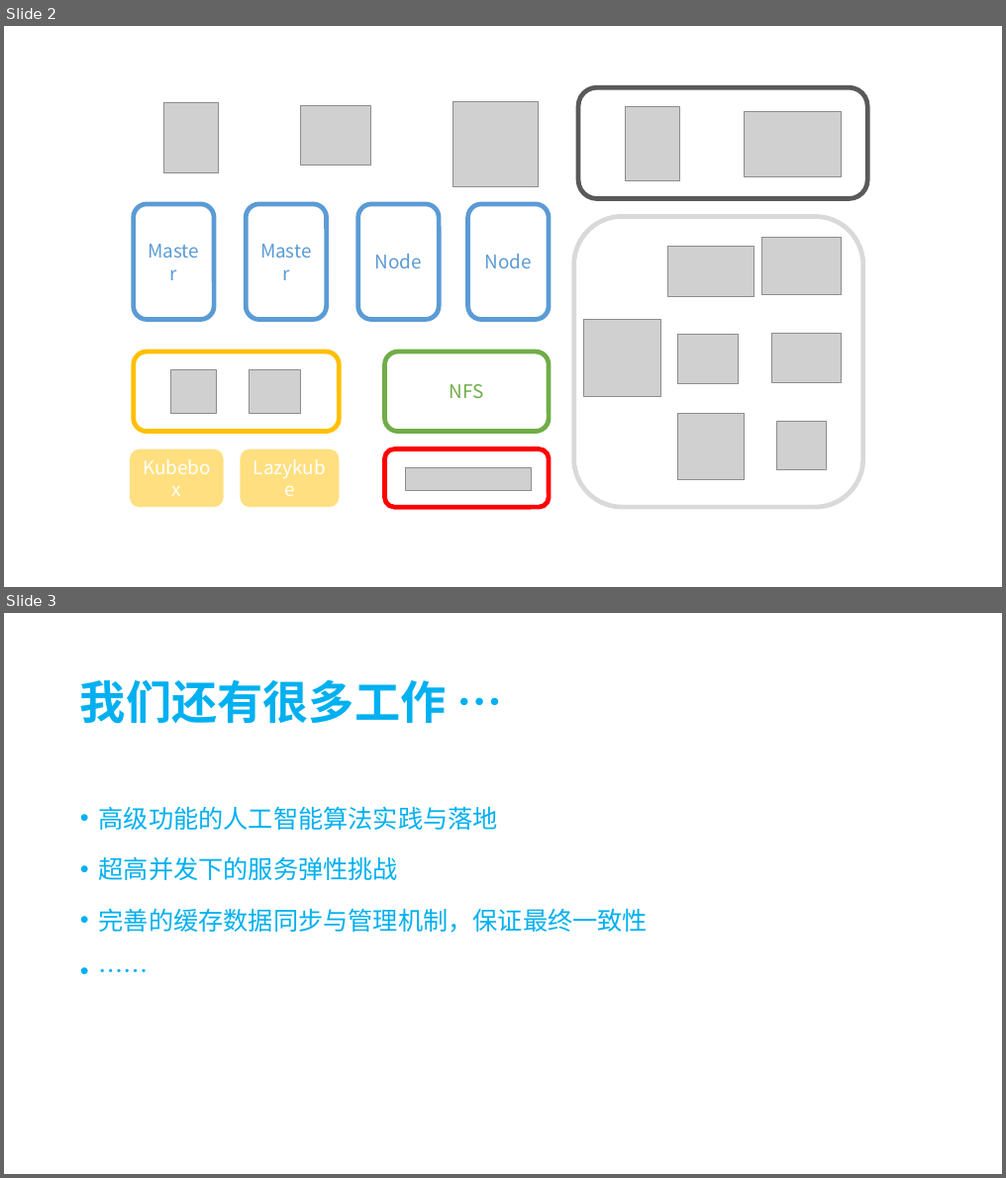
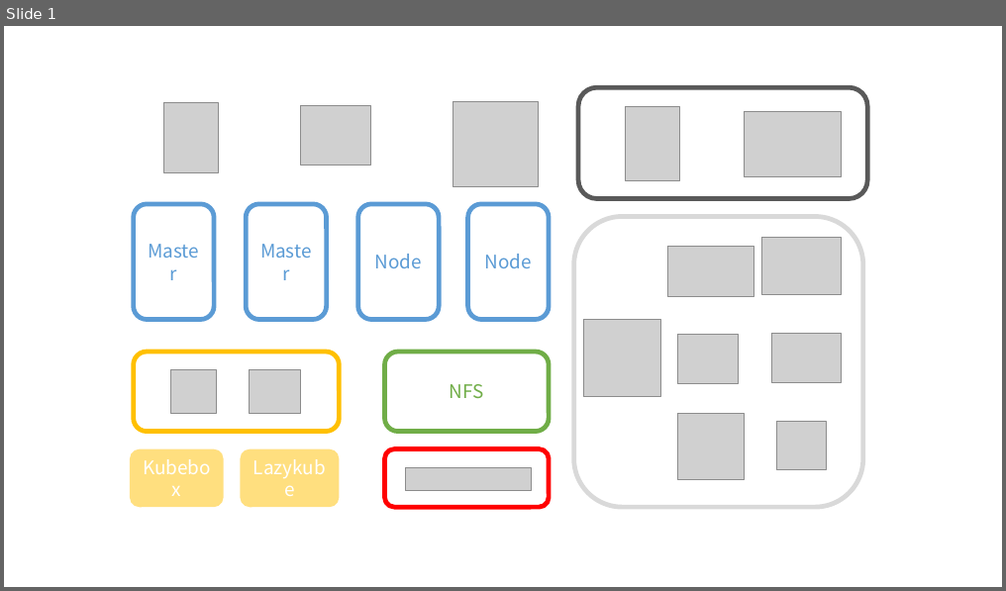
Before and after one commit to SJTUSpeakTeam/projectDoc, a slide deck: 组会/第二次答辩材料/后端架构展示图.pptx. Shown one above the other, each under a label of ours: slides 2 and 3 before the commit, slide 1 after it. The pictures are 1006x1178 and 1006x591 pixels, drawn with LibreOffice and Linux fonts; fonts in the diff are those of the drawing; grey boxes stand for pictures. Boxes give left, top, right and bottom in pixels: in the first picture for what was removed or moved away, otherwise in the second. Text is boxed around its words. In the diff, an @@ line names an element or a change of style, - is before the commit and + after.

```diff
--- a/组会/第二次答辩材料/后端架构展示图.pptx
+++ b/组会/第二次答辩材料/后端架构展示图.pptx
@@ slide 3 removed at (4,613,1002,1174), background #FFFFFF @@
@@ title removed at (80,679,447,724) @@
-我们还有很多工作 …
@@ text removed at (99,806,648,933) @@
-• 高级功能的人工智能算法实践与落地
-• 超高并发下的服务弹性挑战
-• 完善的缓存数据同步与管理机制，保证最终一致性
-• ……
@@ what was slide 2 is now slide 1 @@
```
Also in this commit, not shown: 1 other slide removed, 1 other file.
